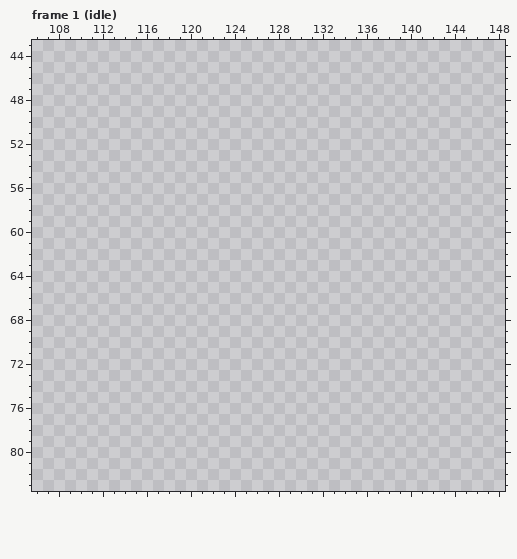
Pixel-art file: Assets/NPC/void/VendingMachine/Vendingmachine.aseprite. The first picture shows the starting point.
169x123 pixels, 24 frames. Colours within 5 levels of each other are drawn and written as one. Shown: frame 1 (idle): x 106..148, y 43..83. The commit also changed other frames or places, which this record leaves out.
The result:
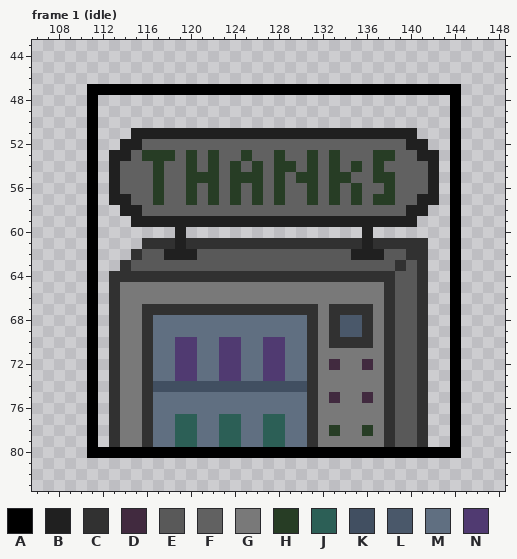
Palette (. is transparent): A #000000  B #202020  C #313131  D #412a3f  E #595959  F #616161  G #797979  H #273d25  J #2c5f56  K #414f61  L #4a586a  M #606f81  N #503a71
From the commit log: vendingmashine asprite
Change:
layer "ThanksAvatar" added
Changed rows in their new state; - is an unchanged pixel.
Frame 1 (idle), layer "ThanksAvatar":
first column x 111:
47 AAAAAAAAAAAAAAAAAAAAAAAAAAAAAAAAAA
48 A--------------------------------A
49 A--------------------------------A
50 A--------------------------------A
51 A---BBBBBBBBBBBBBBBBBBBBBBBBBB---A
52 A--BBFFFFFFFFFFFFFFFFFFFFFFFFBB--A
53 A-BBFHHHFHFHFFHFFHFFHFHFFFHHFFBB-A
54 A-BFFFHFFHFHFHFHFHHFHFHFHFHFFFFB-A
55 A-BFFFHFFHHHFHHHFHFHHFHHFFHHFFFB-A
56 A-BFFFHFFHFHFHFHFHFFHFHFHFFHFFFB-A
57 A-BBFFHFFHFHFHFHFHFFHFHFHFHHFFBB-A
58 A--BBFFFFFFFFFFFFFFFFFFFFFFFFBB--A
59 A---BBBBBBBBBBBBBBBBBBBBBBBBBB---A
60 A-------B----------------B-------A
61 A----CCCBCCCCCCCCCCCCCCCCBCCCCC--A
62 A---CEEBBBEEEEEEEEEEEEEEBBBEECC--A
63 A--CEEEEEEEEEEEEEEEEEEEEEEEECEC--A
64 A-CCCCCCCCCCCCCCCCCCCCCCCCCCEEC--A
65 A-CGGGGGGGGGGGGGGGGGGGGGGGGCEEC--A
66 A-CGGGGGGGGGGGGGGGGGGGGGGGGCEEC--A
67 A-CGGCCCCCCCCCCCCCCCCGCCCCGCEEC--A
68 A-CGGCMMMMMMMMMMMMMMCGCLLCGCEEC--A
69 A-CGGCMMMMMMMMMMMMMMCGCLLCGCEEC--A
70 A-CGGCMMNNMMNNMMNNMMCGCCCCGCEEC--A
71 A-CGGCMMNNMMNNMMNNMMCGGGGGGCEEC--A
72 A-CGGCMMNNMMNNMMNNMMCGDGGDGCEEC--A
73 A-CGGCMMNNMMNNMMNNMMCGGGGGGCEEC--A
74 A-CGGCKKKKKKKKKKKKKKCGGGGGGCEEC--A
75 A-CGGCMMMMMMMMMMMMMMCGDGGDGCEEC--A
76 A-CGGCMMMMMMMMMMMMMMCGGGGGGCEEC--A
77 A-CGGCMMJJMMJJMMJJMMCGGGGGGCEEC--A
78 A-CGGCMMJJMMJJMMJJMMCGHGGHGCEEC--A
79 A-CGGCMMJJMMJJMMJJMMCGGGGGGCEEC--A
80 AAAAAAAAAAAAAAAAAAAAAAAAAAAAAAAAAA
